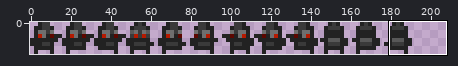
Sprite sheet -- dist/assets/agent_2.png. The picture above shows the old version from afar; the outline marks the close-up.
Close-up. Earlier state:
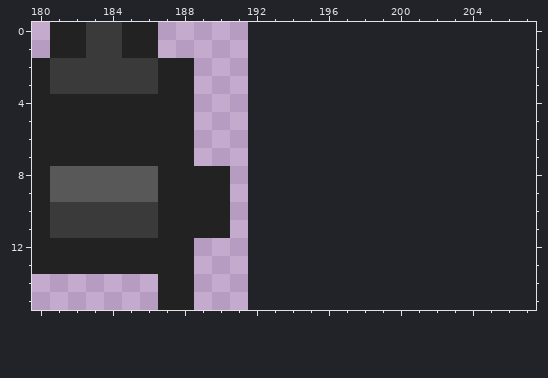
The file is 192x16 pixels. Shown: x 180..207, y 0..15. The old version is drawn lined up with the new one, on the new canvas.
New version:
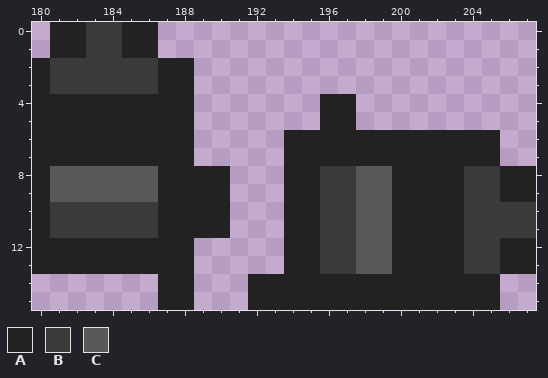
Palette (. is transparent): A #222222  B #3a3a3a  C #585858
What changed:
canvas 192x16 -> 208x16
@@ x 190..207 @@
  3 ..................
- 4 ..................
- 5 ..................
- 6 ..................
- 7 ..................
- 8 A.................
- 9 A.................
-10 A.................
-11 A.................
-12 ..................
-13 ..................
-14 ..................
-15 ..................
+ 4 ......AA..........
+ 5 ......AA..........
+ 6 ....AAAAAAAAAAAA..
+ 7 ....AAAAAAAAAAAA..
+ 8 A...AABBCCAAAABBAA
+ 9 A...AABBCCAAAABBAA
+10 A...AABBCCAAAABBBB
+11 A...AABBCCAAAABBBB
+12 ....AABBCCAAAABBAA
+13 ....AABBCCAAAABBAA
+14 ..AAAAAAAAAAAAAA..
+15 ..AAAAAAAAAAAAAA..
